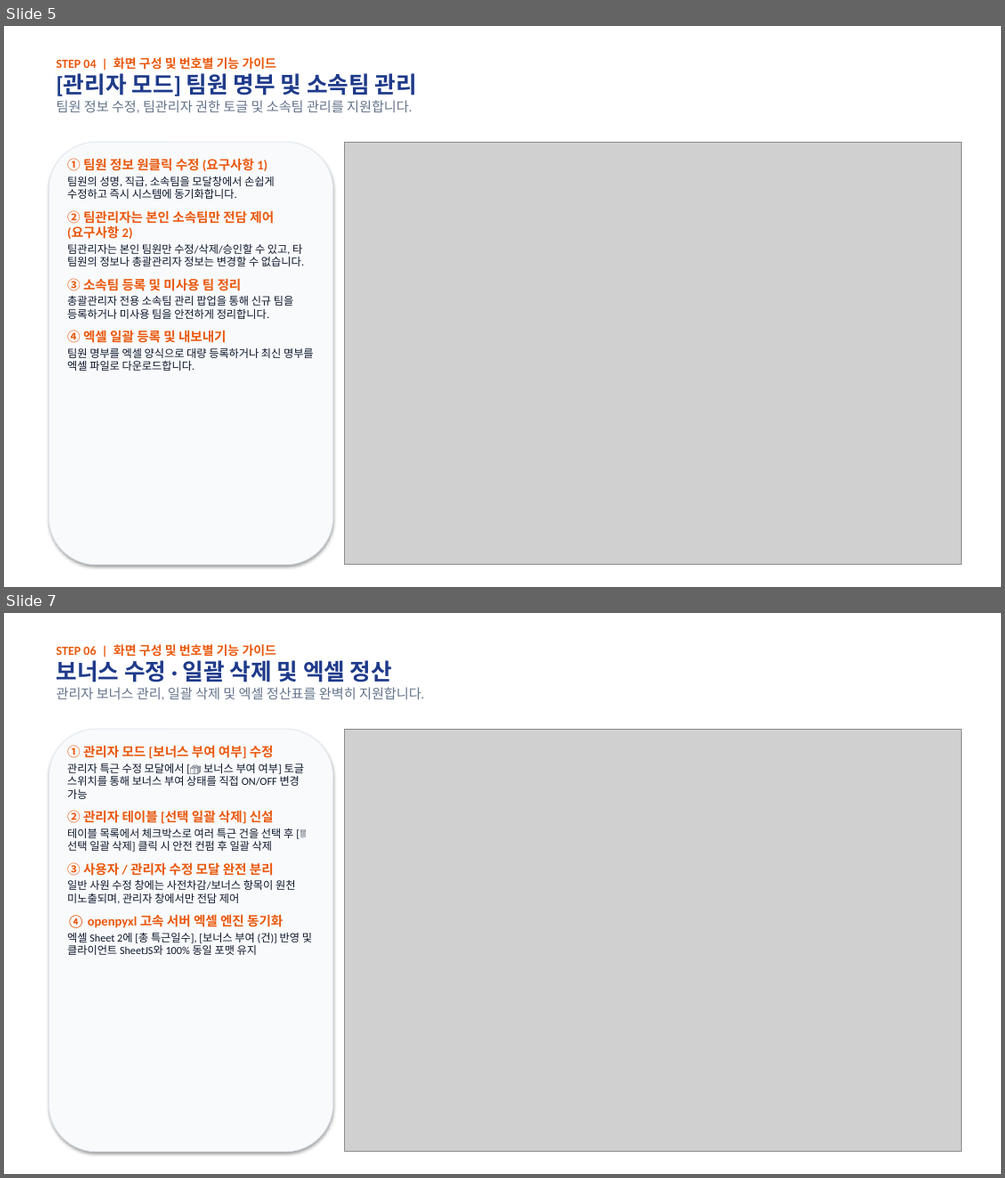
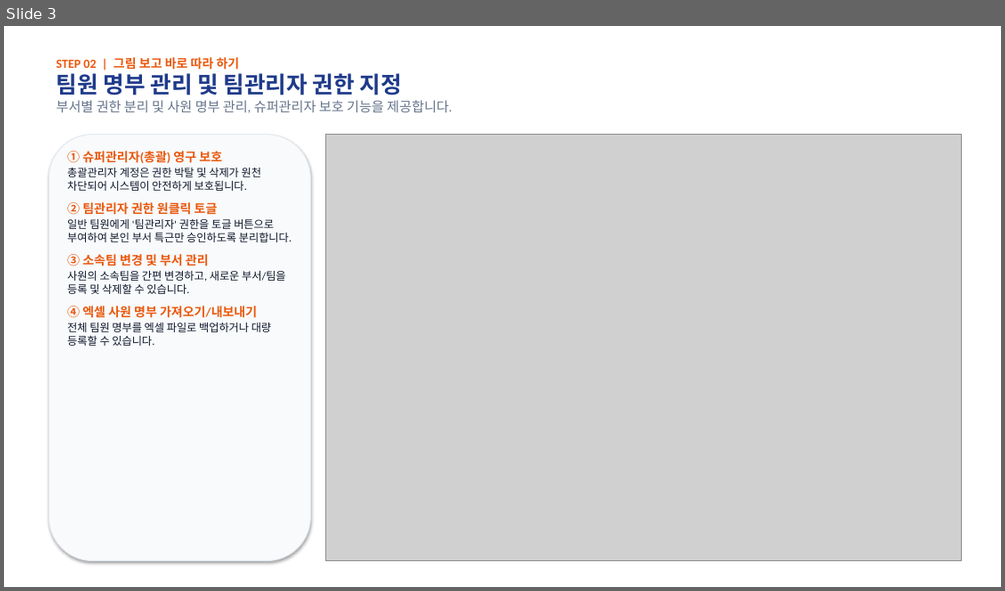
Before and after one commit to rorma34-lab/team-overtime-manager, a slide deck: Overtime_Admin_Manual.pptx. Shown one above the other, each under a label of ours: slides 5 and 7 before the commit, slide 3 after it; the slides between them are not shown. The pictures are 1005x1178 and 1005x591 pixels, drawn with LibreOffice and Linux fonts; fonts in the diff are those of the drawing; grey boxes stand for pictures. Boxes give left, top, right and bottom in pixels: in the first picture for what was removed or moved away, otherwise in the second. Text is boxed around its words. In the diff, an @@ line names an element or a change of style, - is before the commit and + after.

```diff
--- a/Overtime_Admin_Manual.pptx
+++ b/Overtime_Admin_Manual.pptx
@@ slide 7 removed at [4,613,1001,1174], background #FFFFFF @@
@@ text removed at [57,644,424,700] @@
-STEP 06 | 화면 구성 및 번호별 기능 가이드
-보너스 수정 · 일괄 삭제 및 엑셀 정산
-관리자 보너스 관리, 일괄 삭제 및 엑셀 정산표를 완벽히 지원합니다.
@@ rounded rectangle removed at [48,729,333,1151] @@
@@ text removed at [67,745,312,955] @@
-① 관리자 모드 [보너스 부여 여부] 수정
-관리자 특근 수정 모달에서 [🎁 보너스 부여 여부] 토글 스위치를 통해 보너스 부여 상태를 직접 ON/OFF 변경 가능
-② 관리자 테이블 [선택 일괄 삭제] 신설
-테이블 목록에서 체크박스로 여러 특근 건을 선택 후 [🗑️ 선택 일괄 삭제] 클릭 시 안전 컨펌 후 일괄 삭제
-③ 사용자 / 관리자 수정 모달 완전 분리
-일반 사원 수정 창에는 사전차감/보너스 항목이 원천 미노출되며, 관리자 창에서만 전담 제어
-④ openpyxl 고속 서버 엑셀 엔진 동기화
-엑셀 Sheet 2에 [총 특근일수], [보너스 부여 (건)] 반영 및 클라이언트 SheetJS와 100% 동일 포맷 유지
@@ picture removed at [344,729,961,1151] @@
@@ what was slide 5 is now slide 3 @@
@@ slide 3 changed as well @@
@@ text at [57,57,452,113]: text changed @@
-STEP 04 | 화면 구성 및 번호별 기능 가이드
-[관리자 모드] 팀원 명부 및 소속팀 관리
-팀원 정보 수정, 팀관리자 권한 토글 및 소속팀 관리를 지원합니다.
+STEP 02 | 그림 보고 바로 따라 하기
+팀원 명부 관리 및 팀관리자 권한 지정
+부서별 권한 분리 및 사원 명부 관리, 슈퍼관리자 보호 기능을 제공합니다.
@@ rounded rectangle: place and size @@
-rounded rectangle at [48,142,333,564]
+rounded rectangle at [48,135,310,561]
@@ text at [67,151,291,346]: text changed @@
-① 팀원 정보 원클릭 수정 (요구사항 1)
-팀원의 성명, 직급, 소속팀을 모달창에서 손쉽게 수정하고 즉시 시스템에 동기화합니다.
-② 팀관리자는 본인 소속팀만 전담 제어 (요구사항 2)
-팀관리자는 본인 팀원만 수정/삭제/승인할 수 있고, 타 팀원의 정보나 총괄관리자 정보는 변경할 수 없습니다.
-③ 소속팀 등록 및 미사용 팀 정리
-총괄관리자 전용 소속팀 관리 팝업을 통해 신규 팀을 등록하거나 미사용 팀을 안전하게 정리합니다.
-④ 엑셀 일괄 등록 및 내보내기
-팀원 명부를 엑셀 양식으로 대량 등록하거나 최신 명부를 엑셀 파일로 다운로드합니다.
+① 슈퍼관리자(총괄) 영구 보호
+총괄관리자 계정은 권한 박탈 및 삭제가 원천 차단되어 시스템이 안전하게 보호됩니다.
+② 팀관리자 권한 원클릭 토글
+일반 팀원에게 '팀관리자' 권한을 토글 버튼으로 부여하여 본인 부서 특근만 승인하도록 분리합니다.
+③ 소속팀 변경 및 부서 관리
+사원의 소속팀을 간편 변경하고, 새로운 부서/팀을 등록 및 삭제할 수 있습니다.
+④ 엑셀 사원 명부 가져오기/내보내기
+전체 팀원 명부를 엑셀 파일로 백업하거나 대량 등록할 수 있습니다.
@@ picture: place and size @@
-picture at [344,142,961,564]
+picture at [325,135,961,561]
```
Also in this commit, not shown: 2 other slides changed, 3 slides added, 10 other slides removed, 6 other files.
